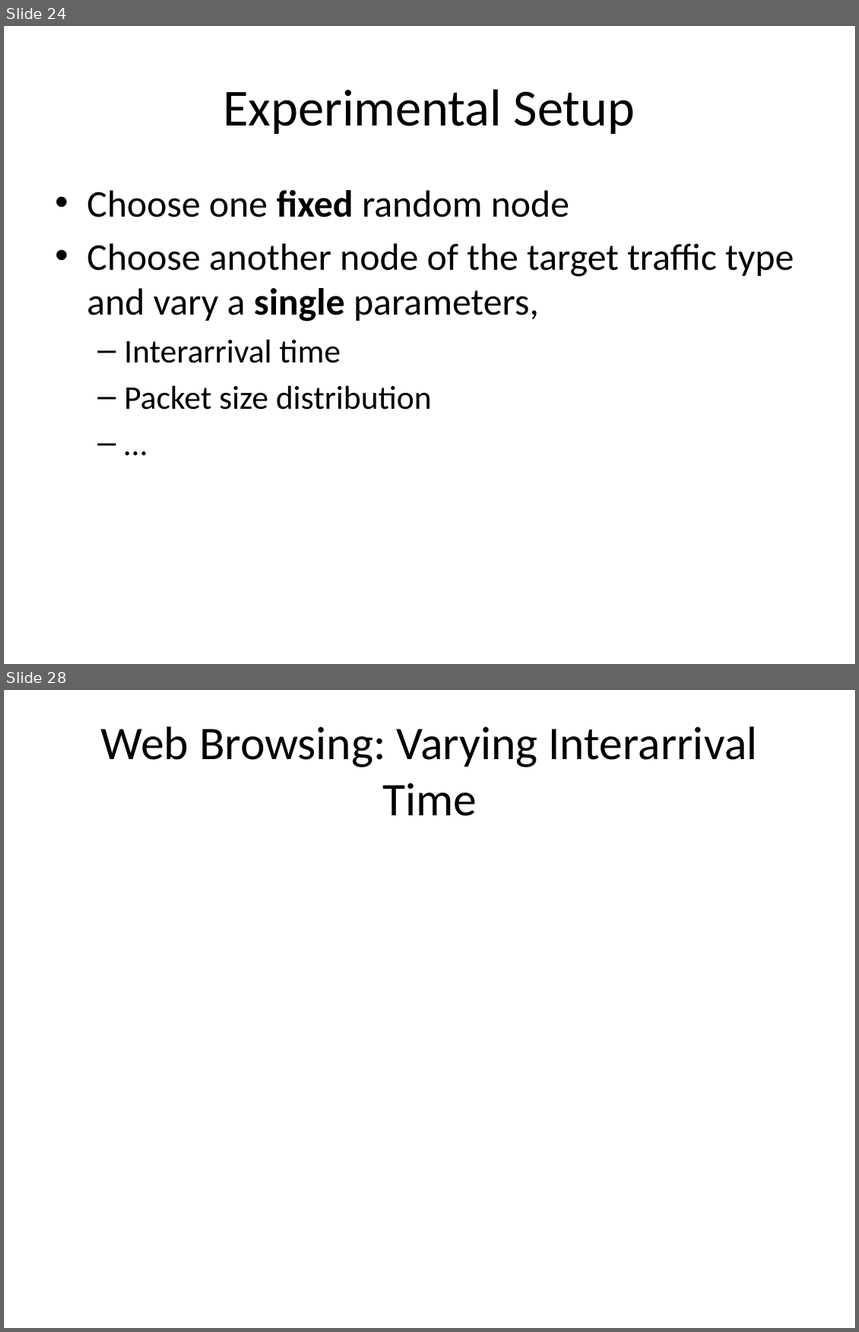
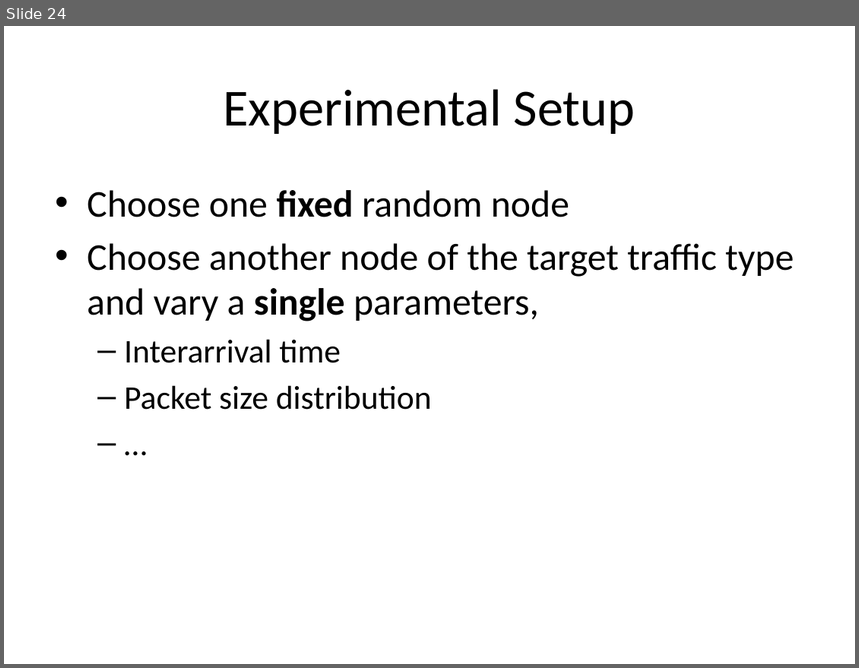
Before and after one commit to tamirh-uci/HeteroTrafficModels, a slide deck: presentation/slides.pptx. Shown one above the other, each under a label of ours: slides 24 and 28 before the commit, slide 24 after it; the slides between them are not shown. The pictures are 859x1332 and 859x668 pixels, drawn with LibreOffice and Linux fonts; fonts in the diff are those of the drawing. Boxes give left, top, right and bottom in pixels: in the first picture for what was removed or moved away, otherwise in the second. Text is boxed around its words. In the diff, an @@ line names an element or a change of style, - is before the commit and + after.

```diff
--- a/presentation/slides.pptx
+++ b/presentation/slides.pptx
@@ slide 28 removed at (4,690,855,1328), background #FFFFFF @@
@@ title removed at (101,726,758,816) @@
-Web Browsing: Varying Interarrival Time
```
Also in this commit, not shown: 8 slides changed, 5 slides added, 2 other slides removed.
